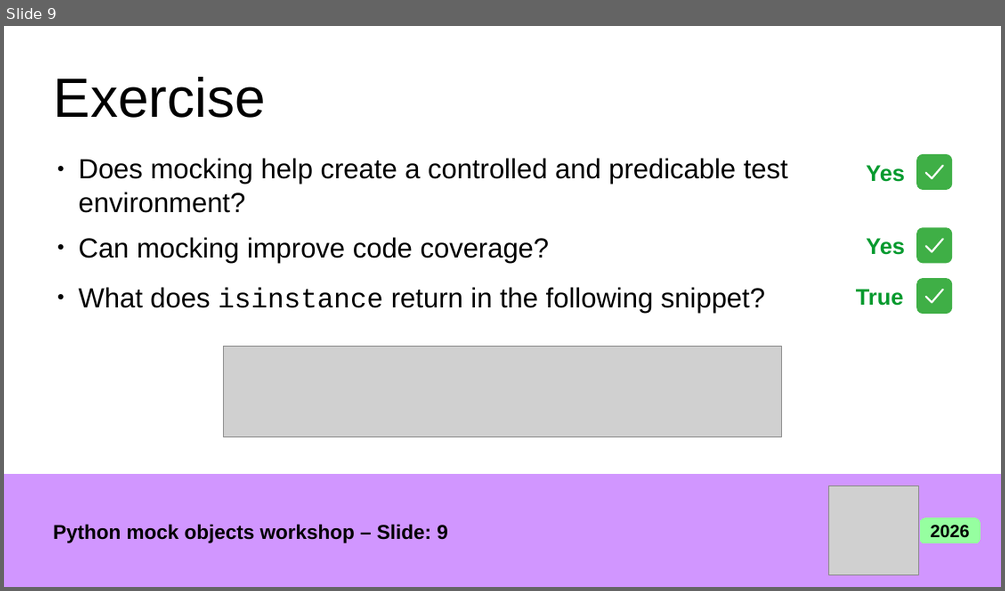
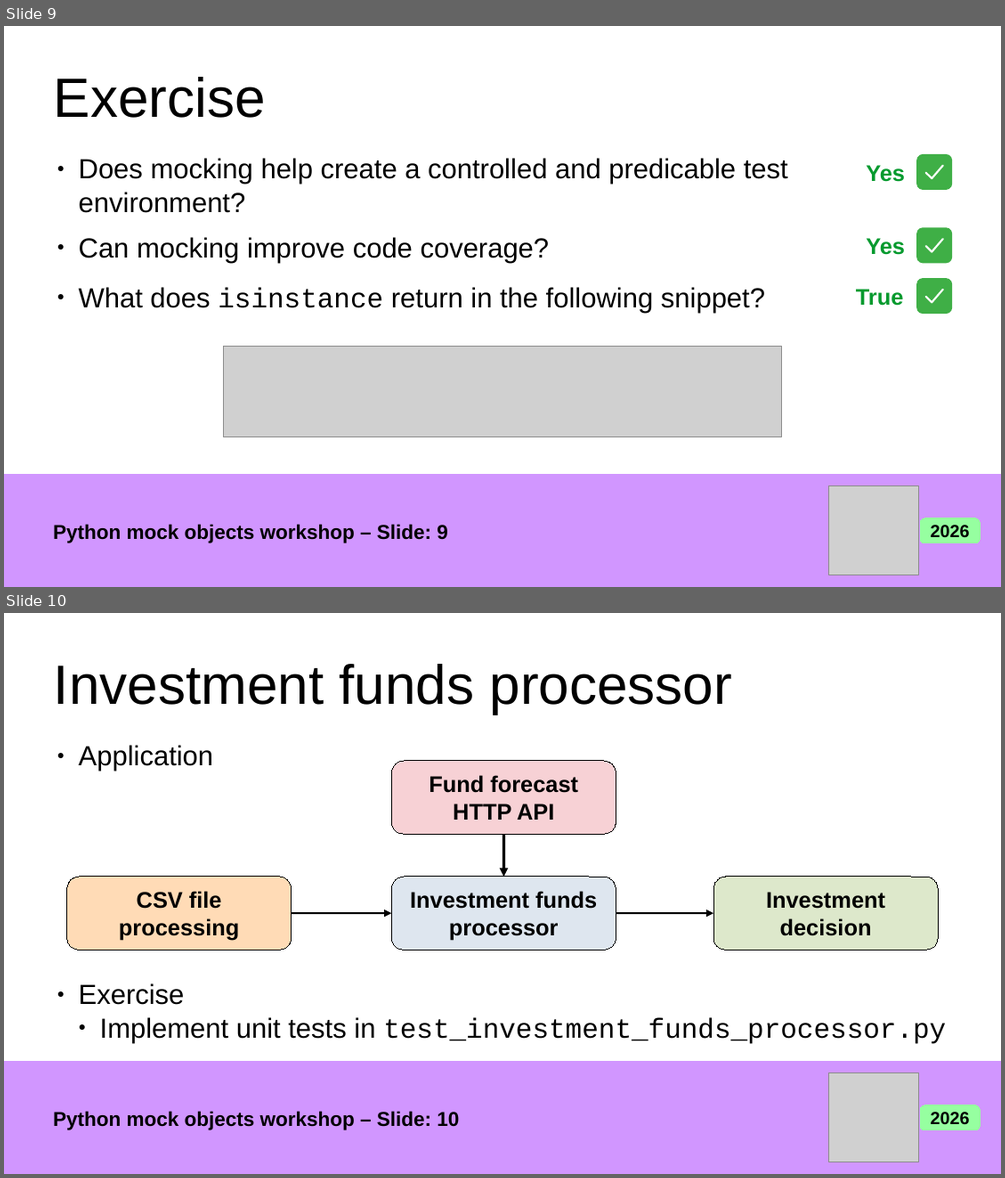
Before and after one commit to giusepperaffa/pycon-wroclaw-2026, a slide deck: Python_Mock_Objects_Workshop.odp. Shown one above the other, each under a label of ours: slide 9 before the commit, slides 9 and 10 after it. The pictures are 1005x591 and 1005x1178 pixels, drawn with LibreOffice and Linux fonts; fonts in the diff are those of the drawing; grey boxes stand for pictures. Boxes give left, top, right and bottom in pixels: in the first picture for what was removed or moved away, otherwise in the second. Text is boxed around its words. In the diff, an @@ line names an element or a change of style, - is before the commit and + after.

Commit message:
Add diagrams to illustrate exercises

```diff
--- a/Python_Mock_Objects_Workshop.odp
+++ b/Python_Mock_Objects_Workshop.odp
@@ slide 10 added at [4,613,1001,1174], background #FFFFFF @@
@@ title added at [54,664,733,714], 44 pt, text #000000 @@
+Investment funds processor
@@ group added at [67,745,938,949]: 4 rounded rectangles, 3 arrows, 1 text @@
+● Application
+CSV file processing
+Investment funds processor
+Investment decision
+Fund forecast HTTP API
@@ text added at [79,983,946,1044], 22 pt, text #000000 @@
+● Exercise
+  ● Implement unit tests in test_investment_funds_processor.py
@@ group added at [4,1062,1001,1174]: 1 rectangle, 1 picture, 1 text, 1 rounded rectangle @@
+Python mock objects workshop – Slide: 10
+2026
```
Also in this commit, not shown: 1 other slide added, 1 other file.
